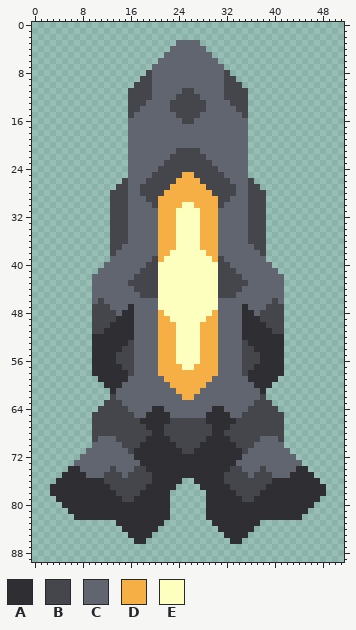
Sprite sheet: assets/sprites/blocks/turrets/empyream/glory-missile.png. Above: the version before the commit.
The file is 52x90 pixels.
Palette (. is transparent): A #2f2f33  B #44464c  C #606570  D #f5af45  E #fdffbe
Pixels before (only the part around the change), first column x 13:
18 ...CCCCCCCCCCCCCCCCCC
19 ...CCCCCCCCCCCCCCCCCC
20 ...CCCCCCCCCCCCCCCCCC
21 ...CCCCCCCCBBBBCCCCCC
22 ...CCCCCCCBBBBBBCCCCC
23 ...CCCCCCBBBBBBBBCCCC
24 ...CCCCCBBBBBBBBBBCCC
25 ...CCCCBBBBBDDBBBBBCC
26 ..BCCCBBBBBDDDDBBBBBC
27 .BBCCBBBBBDDDDDDBBBBB
28 BBBCCBBBBDDDDDDDDBBBB
29 BBBCCCBBDDDDDDDDDDBBC
30 BBBCCCCBDDDDEEDDDDBCC
31 BBBCCCCCDDDEEEEDDDCCC
32 BBBCCCCCDDDEEEEDDDCCC
33 BBBCCCCCDDDEEEEDDDCCC
34 BBBCCCCCDDDEEEEDDDCCC
35 BBBCCCCCDDDEEEEDDDCCC
36 BBBCCCCCDDDEEEEDDDCCC
37 BBCCCCCCDDDEEEEDDDCCC
38 BCCCCCCCDDEEEEEEDDCCC
39 CCCCCCCBDEEEEEEEEDBCC
40 CCCCCCBBEEEEEEEEEEBBC
41 CCCCCBBBEEEEEEEEEEBBB
42 CCCCBBBBEEEEEEEEEEBBB
43 CCCBBBBBEEEEEEEEEEBBB
44 CCCCBBBBEEEEEEEEEEBBB
45 CCCCCBBBEEEEEEEEEEBBB
46 CCCCCCCCEEEEEEEEEECCC
47 CCCACCCCEEEEEEEEEECCC
48 BCAACCCCDEEEEEEEEDCCC
49 BAAACCCCDDEEEEEEDDCCC
50 AAAACCCCDDDEEEEDDDCCC
51 AAAACCCCDDDEEEEDDDCCC
52 AAAACCCCDDDEEEEDDDCCC
53 AAABCCCCDDDEEEEDDDCCC
54 AABBCCCCDDDEEEEDDDCCC
55 ABBBCCCCDDDEEEEDDDCCC
56 ABBBCCCCDDDEEEEDDDCCC
57 AABBCCCCDDDDEEDDDDCCC
58 AAABCCCCDDDDDDDDDDCCC
59 AAACCCCCCDDDDDDDDCCCC
60 AACCCCCCCCDDDDDDCCCCC
61 ACCCCCCCCCCDDDDCCCCCC
62 BCCCCCCCCCCCDDCCCCCCC
63 BBCCCCCCCCCCCCCCCCCCC
64 BBBCCCCAACCCCCCCCAACC
65 BBBBCCAAAACCCCCCAAAAC
66 BBBBBAAAAABBBBBBAAAAA
New version:
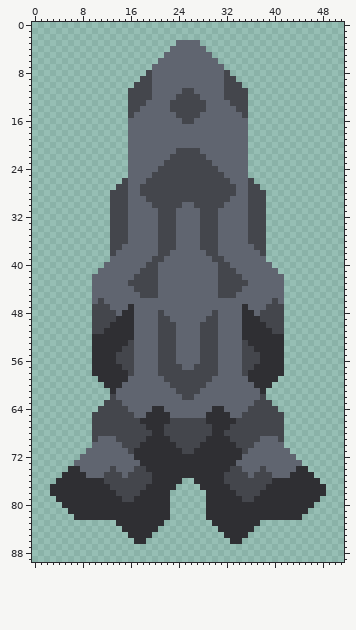
The exact change:
The author changed colour D to colour B in row 25 at x 25 to 26; in row 26 at x 24 to 27; in row 27 at x 23 to 28; in row 28 at x 22 to 29; in row 29 at x 21 to 30; in row 30 at x 21 to 24 and 27 to 30.
The author changed colour D to colour B in rows 31 to 37 at x 21 to 23 and 28 to 30; in row 38 at x 21 to 22 and 29 to 30; in row 39 at x 21 and 30; in row 48 at x 21 and 30; in row 49 at x 21 to 22 and 29 to 30; in rows 50 to 56 at x 21 to 23 and 28 to 30.
The author changed colour D to colour B in row 57 at x 21 to 24 and 27 to 30; in row 58 at x 21 to 30; in row 59 at x 22 to 29; in row 60 at x 23 to 28; in row 61 at x 24 to 27; in row 62 at x 25 to 26.
The author changed colour E to colour C in row 30 at x 25 to 26; in rows 31 to 37 at x 24 to 27; in row 38 at x 23 to 28; in row 39 at x 22 to 29; in rows 40 to 47 at x 21 to 30; in row 48 at x 22 to 29.
The author changed colour E to colour C in row 49 at x 23 to 28; in rows 50 to 56 at x 24 to 27; in row 57 at x 25 to 26.
Boxes around the changes in both pictures, in picture pixels (x1, y1, x2, y2):
changed: (158, 172, 218, 400)
